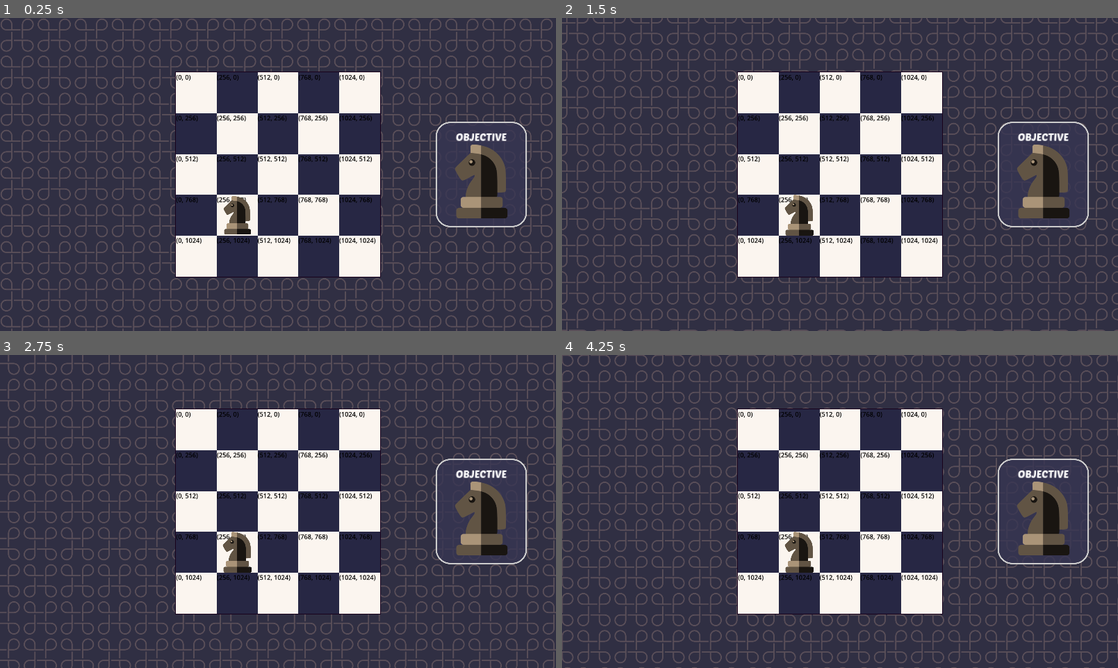
Above: before the commit, frames 1-4 (two rows, left to right).
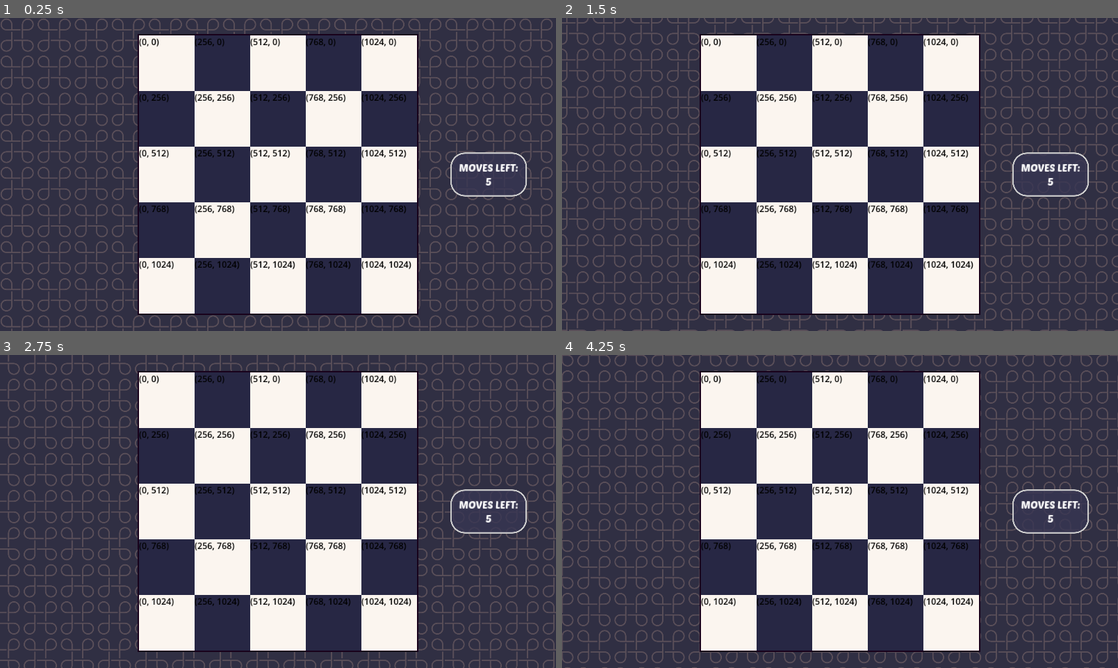
Above: after the commit, the same moments.

Repository: valentin-volatile/TchezLaik
Game: Godot game, scene res://scenes/levels/Level.tscn
Two runs of this game, one before a commit and one after it. Both use one fixed random seed, a clock stepped at 60 frames per second and the inputs below.
Inputs (mouse positions are in pixels of both pictures, inside the frame that each line leads up to):
- Up to frame 1 (0.25 s): no input
- Up to frame 2 (1.5 s): move the mouse to (801, 215) at 0.52 s; right-click (801, 215) at 0.6 s; click (801, 215) at 0.67 s; move the mouse to (756, 93) at 1.27 s; click (756, 93) at 1.35 s
- Up to frame 3 (2.75 s): right-click (194, 430) at 1.55 s; move the mouse to (239, 430) at 2.02 s; right-click (239, 430) at 2.1 s; click (239, 430) at 2.17 s
- Up to frame 4 (4.25 s): move the mouse to (840, 430) at 2.77 s; right-click (840, 430) at 2.85 s; click (840, 430) at 2.92 s; move the mouse to (878, 430) at 3.52 s; click (878, 430) at 3.6 s; right-click (878, 430) at 3.8 s

The runs differ from the first frame. In frame 1, 28% of the frame differs, in the area x 24-95%, y 5-95%; in frame 2, 28%; in frame 3, 28%; in frame 4, 28%.

Commit message:
Imported new sprites, fixed capturing

Diff:
--- a/scenes/LevelUI.tscn
+++ b/scenes/LevelUI.tscn
@@ -46,11 +46,16 @@
 layout_mode = 2
 theme_override_fonts/font = ExtResource("1_i28f4")
 theme_override_font_sizes/font_size = 36
-text = "Objective"
+text = "Moves left:"
 horizontal_alignment = 1
 vertical_alignment = 1
 uppercase = true
 
-[node name="TextureRect" type="TextureRect" parent="MainContainer/MarginContainer/PanelContainer/MarginContainer/VBoxContainer"]
+[node name="Moves" type="Label" parent="MainContainer/MarginContainer/PanelContainer/MarginContainer/VBoxContainer"]
 layout_mode = 2
-stretch_mode = 3
+theme_override_fonts/font = ExtResource("1_i28f4")
+theme_override_font_sizes/font_size = 36
+text = "0"
+horizontal_alignment = 1
+vertical_alignment = 1
+uppercase = true
--- a/scenes/levels/Level.tscn
+++ b/scenes/levels/Level.tscn
@@ -6,13 +6,11 @@
 [ext_resource type="PackedScene" uid="uid://bpfmlr10l4a3c" path="res://scenes/Background.tscn" id="3_pfp64"]
 [ext_resource type="Script" path="res://scripts/grid.gd" id="4_3ung6"]
 [ext_resource type="PackedScene" uid="uid://cxmu2x8p5w5id" path="res://scenes/tiles/Tile.tscn" id="5_t62qt"]
-[ext_resource type="PackedScene" uid="uid://pdvs3j7qov1v" path="res://scenes/pieces/PieceRook.tscn" id="8_aq5vp"]
 [ext_resource type="Texture2D" uid="uid://7sip6ic0w6og" path="res://sprites/tiles/tile_basic.png" id="9_6fnj5"]
 [ext_resource type="Script" path="res://scripts/camera.gd" id="10_db16e"]
 
-[node name="Level" type="Node2D" node_paths=PackedStringArray("objective_piece")]
+[node name="Level" type="Node2D"]
 script = ExtResource("1_tlmcr")
-objective_piece = NodePath("Objective/PiecePawn")
 
 [node name="Objective" type="Node2D" parent="."]
 process_mode = 4
@@ -40,10 +38,6 @@
 [node name="Pieces" type="Node2D" parent="Grid"]
 z_index = 4004
 
-[node name="PieceRook" parent="Grid/Pieces" instance=ExtResource("8_aq5vp")]
-position = Vector2(256, 768)
-colour = "white"
-
 [node name="Tiles" type="Node2D" parent="Grid"]
 
 [node name="GridGuide" type="TextureRect" parent="Grid"]
@@ -57,3 +51,4 @@
 
 [node name="Camera2D" type="Camera2D" parent="."]
 script = ExtResource("10_db16e")
+override_zoom = Vector2(0.75, 0.75)
--- a/scripts/global.gd
+++ b/scripts/global.gd
@@ -1,4 +1,6 @@
 extends Node
+
+signal grid_changed
 
 const TILE_SIZE: int = 256
 
@@ -27,17 +29,27 @@
 	grid_rows = 0
 	grid_columns = 0
 
+func is_in_grid(pos: Vector2i) -> bool:
+	var x: int = pos.x/TILE_SIZE
+	var y: int = pos.y/TILE_SIZE
+
+	if y < 0 or x < 0: return false
+	if y >= grid_rows or x >= grid_columns: return false
+	return true
+
 func get_info_at_pos(pos: Vector2i):
 	return grid_matrix[pos.y/TILE_SIZE][pos.x/TILE_SIZE]
 
-func get_tile_at_pos(pos: Vector2) -> Tile:
+func get_tile_at_pos(pos: Vector2i) -> Tile:
 	return grid_matrix[pos.y/Global.TILE_SIZE][pos.x/Global.TILE_SIZE][0]
 
 func get_piece_at_pos(pos: Vector2) -> Piece:
 	return grid_matrix[pos.y/Global.TILE_SIZE][pos.x/Global.TILE_SIZE][1]
 
-func modify_matrix_tile_at_pos(pos: Vector2, tile: Tile) -> void:
+func modify_matrix_tile_at_pos(pos: Vector2i, tile: Tile) -> void:
 	grid_matrix[pos.y/TILE_SIZE][pos.x/TILE_SIZE][0] = tile
+	grid_changed.emit()
 
-func modify_matrix_piece_at_pos(pos: Vector2, piece: Piece) -> void:
+func modify_matrix_piece_at_pos(pos: Vector2i, piece: Piece) -> void:
 	grid_matrix[pos.y/TILE_SIZE][pos.x/TILE_SIZE][1] = piece
+	grid_changed.emit()
--- a/scripts/grid.gd
+++ b/scripts/grid.gd
@@ -112,7 +112,7 @@
 
 func update_pieces() -> void:
 	for piece in pieces.get_children():
-		piece._update_valid_tiles()
+		piece.update_valid_tiles()
 
 
 func center() -> void:
--- a/scripts/level.gd
+++ b/scripts/level.gd
@@ -4,7 +4,7 @@
 signal piece_eaten(piece: Piece)
 signal finished
 
-@export var objective_piece: Piece
+@export var moves_amount: int = 5
 
 @onready var background = $Background
 @onready var ui = $LevelUI
@@ -25,14 +25,8 @@
 
 	ui.visible = true
 	background.initializate()
+	ui.update_counter(moves_amount)
 
-	#hide_objective_piece()
-	#
-	#func hide_objective_piece() -> void:
-	#objective_piece.visible = false
-	#objective_piece.selectable = false
-
-	ui.update_sprite(objective_piece)
 	grid.tile_clicked.connect(on_tile_click)
 	grid.piece_clicked.connect(on_piece_click)
 
@@ -60,13 +54,6 @@
 		selected_piece = null
 		return
 
-	# get rid of current selected piece if selecting it again
-	if selected_piece and selected_piece == piece:
-		selected_piece.set_selected(false)
-		highlight_piece_valid_tiles(false, selected_piece)
-		selected_piece = null
-		return
-
 	#deselect current
 	if selected_piece:
 		selected_piece.set_selected(false)
@@ -79,9 +66,10 @@
 
 
 func highlight_piece_valid_tiles(boolean: bool, piece: Piece) -> void:
-	var positions = piece.valid_tiles
+	for pos in piece.valid_tiles:
+		highlight_tile(boolean, pos)
 
-	for pos in positions:
+	for pos in piece.capture_tiles:
 		highlight_tile(boolean, pos)
 
 
@@ -91,35 +79,32 @@
 
 func on_piece_click(piece: Piece) -> void:
 	if not can_play: return
+	if not moves_amount: return
 
 	if not selected_piece:
-		piece.set_selected(true)
-		selected_piece = piece
+		set_selected_piece(piece)
 		return
 
 	if (piece == selected_piece):
-		selected_piece = null;
-		piece.set_selected(false)
+		set_selected_piece(null)
 		return
 
-	if (not piece.position in selected_piece.valid_tiles and piece.selectable and piece.moves_left):
-		selected_piece.set_selected(false)
-		piece.set_selected(true)
-		selected_piece = piece
+	if piece.position in selected_piece.capture_tiles:
+		var current_piece = selected_piece
+		set_selected_piece(null)
+		current_piece.eat(piece)
+		update_move_counter()
+		piece_eaten.emit(piece)
 		return
 
-	if piece.position in selected_piece.valid_tiles and piece.colour != selected_piece.colour:
-		piece._on_being_eaten(selected_piece)
-		selected_piece._on_eating(piece)
-		highlight_piece_valid_tiles(false, selected_piece)
-		move_piece_to_pos(selected_piece, piece.position)
-		highlight_piece_valid_tiles(true, selected_piece)
-		piece_eaten.emit(piece)
+	if (not piece.position in selected_piece.valid_tiles and piece.selectable):
+		set_selected_piece(piece)
 		return
 
 
 func on_tile_click(tile: Tile) -> void:
 	if not can_play: return
+	if not moves_amount: return
 
 	#activate tile on click effect
 
@@ -129,24 +114,18 @@
 	if Global.get_piece_at_pos(tile.position): return
 
 	if (tile.position in selected_piece.valid_tiles):
-		move_piece_to_pos(selected_piece, tile.position)
+		var current_piece = selected_piece
+		set_selected_piece(null)
+		current_piece.move(tile.position)
+		update_move_counter()
 		return
 
 	if not (tile.position in selected_piece.valid_tiles):
 		set_selected_piece(null)
 
 
-func move_piece_to_pos(piece: Piece, pos: Vector2i) -> void:
-	# clear the piece from the spot the piece was on and set it on the new tile
-	Global.modify_matrix_piece_at_pos(piece.position, null)
-	Global.modify_matrix_piece_at_pos(pos, piece)
-
-	piece.move(pos)
-
-
 func show_pieces(value: bool) -> void:
 	can_play = false
-	#idk if necessary, but won't it loop endlessly if I use the function?
 	var piece_array = pieces.get_children()
 
 	for piece in piece_array:
@@ -159,14 +138,17 @@
 	finished.emit()
 
 
+func update_move_counter() -> void:
+	moves_amount -= 1
+	ui.update_counter(moves_amount)
+
+
 func check_if_won() -> bool:
 	var pieces_left = pieces.get_children()
 	pieces_left.filter(func(piece): return piece.alive)
 	print(pieces_left)
 	if (pieces_left.size() > 1): return false
-	if (pieces_left[0].piece_name != objective_piece.piece_name): return false
-	if (pieces_left[0].colour != objective_piece.colour): return false
-#
+
 	print("omg yu guon")
 	return true
 
--- a/scripts/level_ui.gd
+++ b/scripts/level_ui.gd
@@ -1,11 +1,10 @@
 extends CanvasLayer
 
 @onready var main_container = $MainContainer
-@onready var objective_texture: TextureRect = $MainContainer/MarginContainer/PanelContainer/MarginContainer/VBoxContainer/TextureRect
+@onready var move_counter: Label = $MainContainer/MarginContainer/PanelContainer/MarginContainer/VBoxContainer/Moves
 
 func _ready():
 	pass
 
-func update_sprite(piece: Piece) -> void:
-	objective_texture.texture = piece.sprite.texture
-	objective_texture.self_modulate = piece.modulate
+func update_counter(amount: int) -> void:
+	move_counter.text = str(amount)
--- a/scripts/pieces/piece_class.gd
+++ b/scripts/pieces/piece_class.gd
@@ -9,6 +9,7 @@
 # if null, suppose it moves along the whole axis and eats the same way
 @export var move_reach: int
 @export var eat_reach: int
+@export var moves_when_eating: bool = true
 @export var can_jump_over_obstacles: bool = false
 @export var stops_movement: bool = true
 
@@ -19,13 +20,13 @@
 var highlight_amount: float = 0.140
 var highlight_colour := Color(highlight_amount, highlight_amount, highlight_amount, 0)
 
-var move_directions
-var eat_directions
+var move_directions := []
+var eat_directions := []
 var valid_tiles := []
+var capture_tiles := []
 var selectable := false
 var is_selected := false
 var alive := true
-var moves_left := 1
 
 # for tweening
 var move_time := 0.45 #0.3
@@ -37,11 +38,12 @@
 	visible = false
 	modulate = colours[colour]
 	_set_up_directions()
-	_update_valid_tiles()
+	update_valid_tiles()
+	Global.grid_changed.connect(update_valid_tiles)
 
 
 func _on_area_2d_input_event(_viewport, _event, _shape_idx):
-	if moves_left == 0: return
+	if not selectable or being_tweened: return
 
 	if Input.is_action_just_pressed("left_click"):
 		was_clicked.emit(self)
@@ -101,10 +103,6 @@
 		tween.tween_property(self, "modulate", final_modulate, tween_time)
 
 
-func add_moves(amount: int) -> void:
-	moves_left += amount
-
-
 func appear() -> void:
 	selectable = false
 	anim_player.play("appear")
@@ -119,50 +117,51 @@
 	visible = false
 
 
-func move_and_eat() -> void:
-	pass
+func eat(piece: Piece) -> void:
+	if moves_when_eating:
+		move(piece.position)
+
+	_on_eating(piece)
+	piece._on_being_eaten(self)
+
 
 func move(pos: Vector2) -> void:
-	if moves_left == 0: return
-	add_moves(-1)
+	selectable = false
+	being_tweened = true
+
+	Global.modify_matrix_piece_at_pos(position, null)
+	Global.modify_matrix_piece_at_pos(pos, self)
 
 	sprite.scale = Vector2(0.75, 0.75)
 	rotation_degrees = 0 if (position.x == pos.x) else -move_rotation * sign(position.x-pos.x)
 
-	selectable = false
-	being_tweened = true
 	var tween = create_tween().set_parallel(true)
 	tween.tween_property(self, "position", pos, move_time).set_trans(Tween.TRANS_BACK)
 	tween.tween_property(sprite, "scale", Vector2(1, 1), move_time).set_trans(Tween.TRANS_ELASTIC)
 	tween.tween_property(self, "rotation", 0, move_time).set_trans(Tween.TRANS_ELASTIC)
-
 	await tween.finished
+
+	position = pos
+	update_valid_tiles()
 	being_tweened = false
 	selectable = true
-	_update_valid_tiles()
-
-
-#func get_legal_moves() -> Array:
-	#var legal_moves = []
-	#var grid = Global.grid
-	#var moves = move_reach if move_reach else max(Global.grid_rows, Global.grid_columns)
-	#
-	#for direction in move_directions:
-		#for i in moves:
-			#var pos = Vector2(position.y+(i*Global.TILE_SIZE), position.x)
-			#if is_valid_move(pos): legal_moves.append(pos)
-	#return legal_moves
-
-
-func _update_valid_tiles() -> void:
+
+
+func update_valid_tiles() -> void:
+	_update_valid_captures()
+	_update_valid_moves()
+
+
+func _update_valid_moves() -> void:
 	# pieces with special rules (pawn, knight) should overwrite this function
-	# gets called by grid as the global vars are set in it, so
+	# gets called by grid (as the global vars are set in it), so
 	# they don't have a value until the grid executes it's ready function
 	valid_tiles = []
 
 	for dir in move_directions:
 		#assume it moves across the whole grid
 		for amount in max(Global.grid_columns, Global.grid_rows)-1:
+			#otherwise checks the position the piece is in for every direction, and stops there
 			amount += 1
 			var new_pos = Vector2(position.x + (dir.x*amount), position.y + (dir.y*amount))
 			if not(is_valid_move(new_pos)):
@@ -170,17 +169,33 @@
 
 			valid_tiles.append(new_pos)
 
+
+func _update_valid_captures() -> void:
+	# pieces with special rules (pawn, knight) should overwrite this function
+	# gets called by grid (as the global vars are set in it), so
+	# they don't have a value until the grid executes it's ready function
+	capture_tiles = []
+
+	for dir in eat_directions:
+		#assume it eats across the whole grid
+		for amount in max(Global.grid_columns, Global.grid_rows)-1:
+			amount += 1
+			var new_pos = Vector2(position.x + (dir.x*amount), position.y + (dir.y*amount))
+
+			if not Global.is_in_grid(new_pos): break
+			var piece = Global.get_piece_at_pos(new_pos)
+
+			if piece and piece.colour != colour:
+				capture_tiles.append(new_pos)
+
+
 func is_valid_move(pos: Vector2) -> bool:
 	#returns an array with the validity of the move (true or false) and
 	#a piece (or null) if the position is occupied by an enemy
 	#if tile is occupied by an enemy, stop calculating movement in that axis
 
-	var y = pos.y/Global.TILE_SIZE
-	var x = pos.x/Global.TILE_SIZE
-
 	#out of range
-	if y < 0 or x < 0: return false
-	if y >= Global.grid_rows or x >= Global.grid_columns: return false
+	if not Global.is_in_grid(pos): return false
 
 	var pos_contents = Global.get_info_at_pos(pos)
 
@@ -194,11 +209,11 @@
 
 
 func _on_eating(piece_eaten: Piece) -> void:
-	add_moves(1)
 	set_colour(piece_eaten.colour)
 	prints(colour, piece_name, "ate", piece_eaten.colour, piece_eaten.piece_name)
 
 
 func _on_being_eaten(piece_eaten_by: Piece) -> void:
+	alive = false
 	prints(colour, piece_name, "got eaten by", piece_eaten_by.colour, piece_eaten_by.piece_name)
 	disappear()
Not shown: 1 places in scenes/levels/Level.tscn that only renumber resources
Binary file added: sprites/pieces/Bishop/Bishop A.png
Not shown, added: sprites/pieces/Bishop/Bishop A.png.import
Binary file added: sprites/pieces/Bishop/Bishop B.png
Not shown, added: sprites/pieces/Bishop/Bishop B.png.import
Binary file added: sprites/pieces/Bishop/Bishop C.png
Not shown, added: sprites/pieces/Bishop/Bishop C.png.import
Binary file added: sprites/pieces/King/King A.png
Not shown, added: sprites/pieces/King/King A.png.import
Binary file added: sprites/pieces/King/King B.png
Not shown, added: sprites/pieces/King/King B.png.import
Binary file added: sprites/pieces/King/King C.png
(and 26 more such lines)
